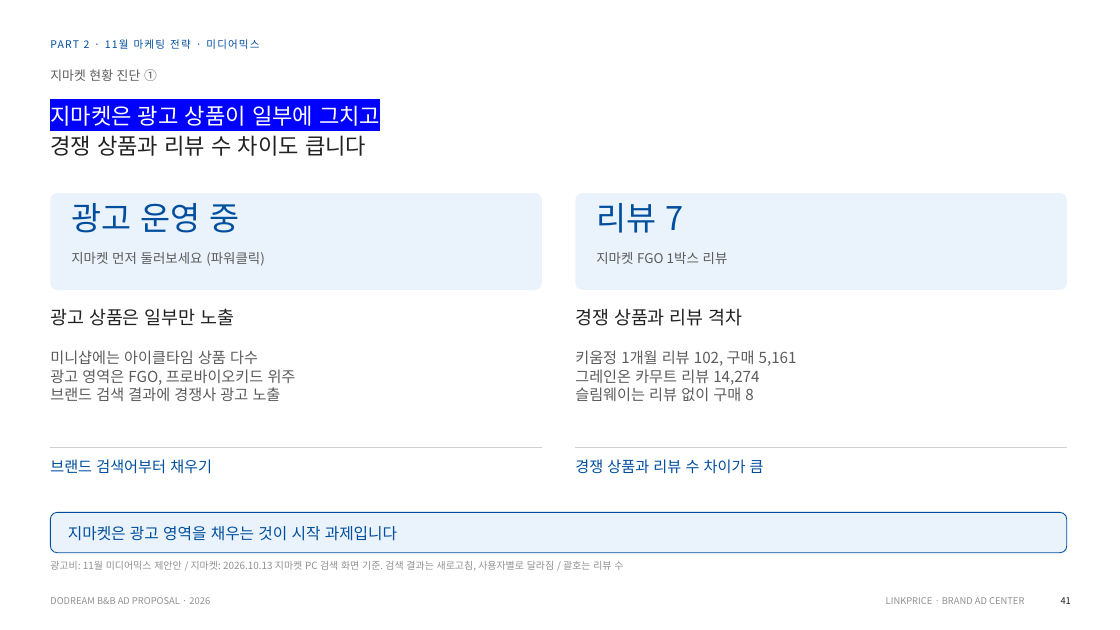
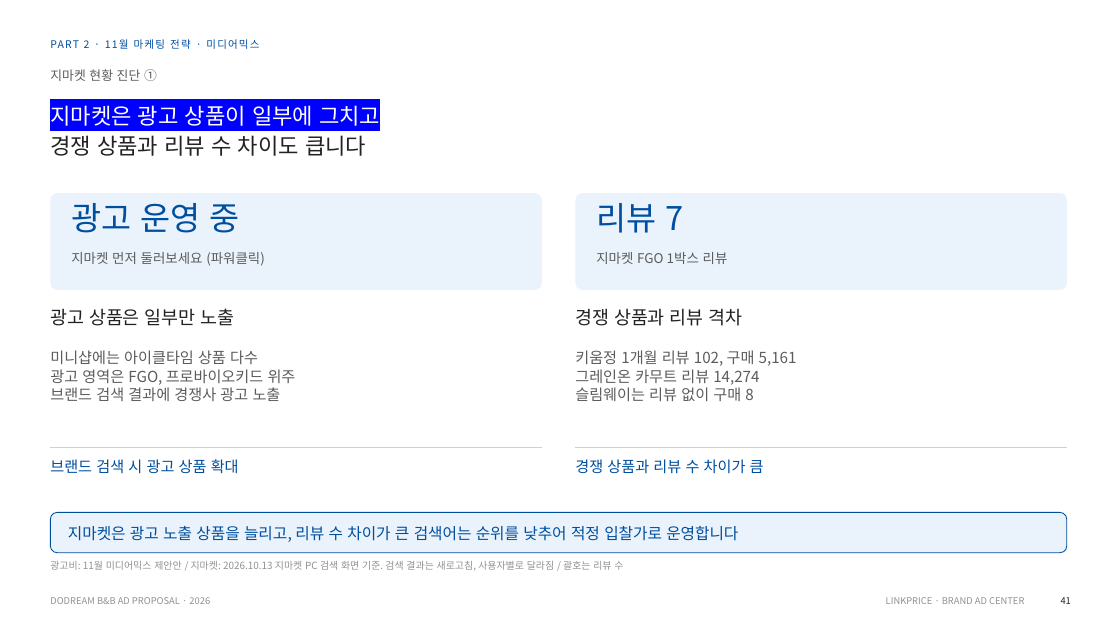
Before and after one commit to sonnet24/mypage, a slide deck: slide 8 of 쿠팡_오픈마켓_11월_261013_취합본.pptx. Drawn at 1120x630 pixels with LibreOffice and Linux fonts; fonts in the diff are those of the drawing. Boxes give left, top, right and bottom in pixels: in the first picture for what was removed or moved away, otherwise in the second. Text is boxed around its words. In the diff, an @@ line names an element or a change of style, - is before the commit and + after.

```diff
--- a/쿠팡_오픈마켓_11월_261013_취합본.pptx
+++ b/쿠팡_오픈마켓_11월_261013_취합본.pptx
@@ text at (x1=50, y1=459, x2=239, y2=474): text changed @@
-브랜드 검색어부터 채우기
+브랜드 검색 시 광고 상품 확대
@@ text at (x1=68, y1=526, x2=738, y2=542): text changed @@
-지마켓은 광고 영역을 채우는 것이 시작 과제입니다
+지마켓은 광고 노출 상품을 늘리고, 리뷰 수 차이가 큰 검색어는 순위를 낮추어 적정 입찰가로 운영합니다
```
Also in this commit, not shown: 1 other slide changed, 1 other file.
